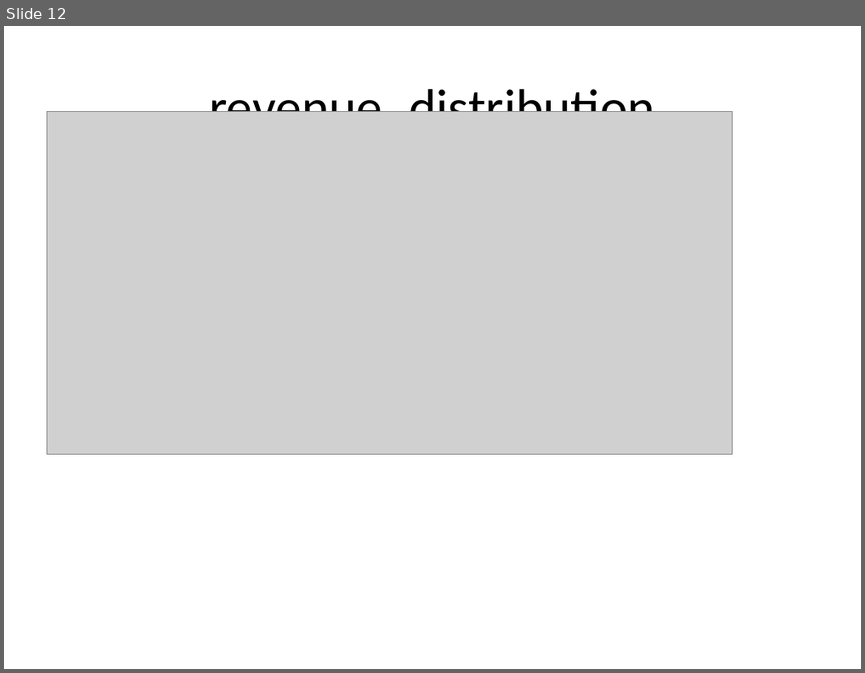
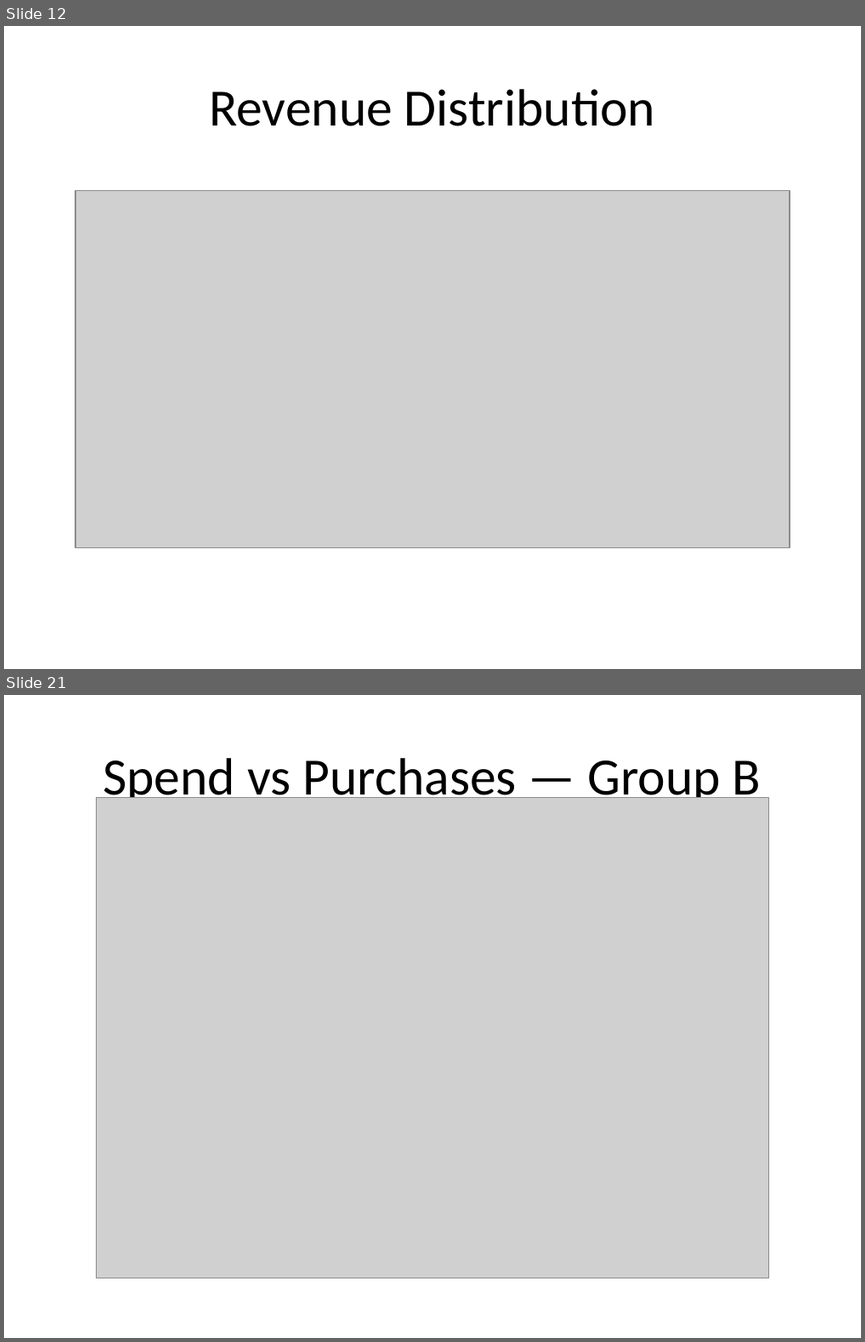
Before and after one commit to cathelenegeorge/CampAIgn-Analytics, a slide deck: reports/final_report.pptx. Shown one above the other, each under a label of ours: slide 12 before the commit, slides 12 and 21 after it; the slides between them are not shown. The pictures are 865x673 and 865x1342 pixels, drawn with LibreOffice and Linux fonts; fonts in the diff are those of the drawing; grey boxes stand for pictures. Boxes give left, top, right and bottom in pixels: in the first picture for what was removed or moved away, otherwise in the second. Text is boxed around its words. In the diff, an @@ line names an element or a change of style, - is before the commit and + after.

```diff
--- a/reports/final_report.pptx
+++ b/reports/final_report.pptx
@@ slide 21 added at (4, 695, 861, 1338), background #FFFFFF @@
@@ title added at (103, 758, 760, 807), 44 pt, text #000000 @@
+Spend vs Purchases — Group B
@@ picture added at (97, 798, 768, 1277) @@
@@ slide 12 changed as well @@
@@ title at (209, 89, 655, 126): text changed @@
-revenue_distribution
+Revenue Distribution
@@ picture: place and size @@
-picture at (46, 112, 732, 454)
+picture at (75, 191, 789, 548)
```
Also in this commit, not shown: 7 other slides changed, 12 other slides added, 4 slides removed, 27 other files.
